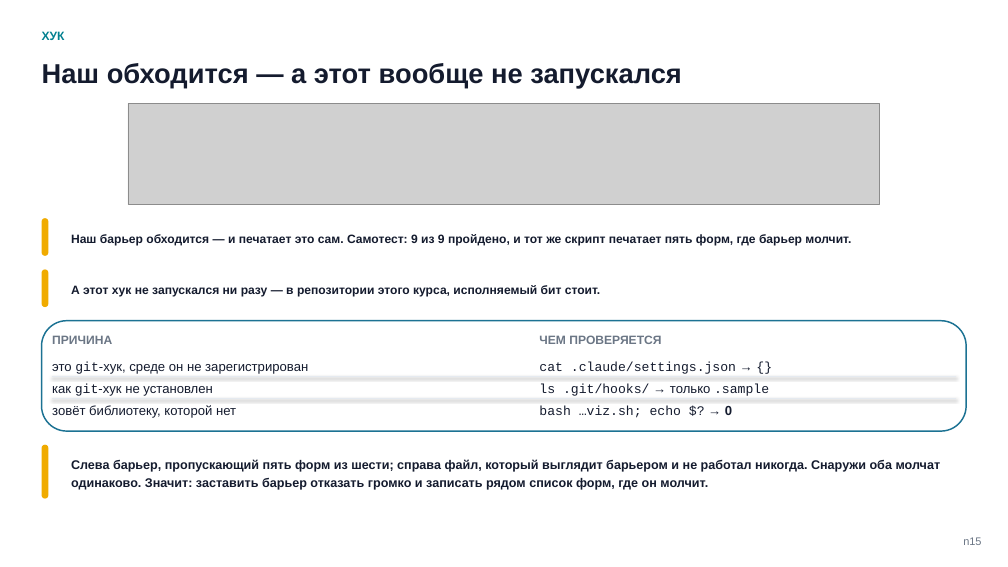
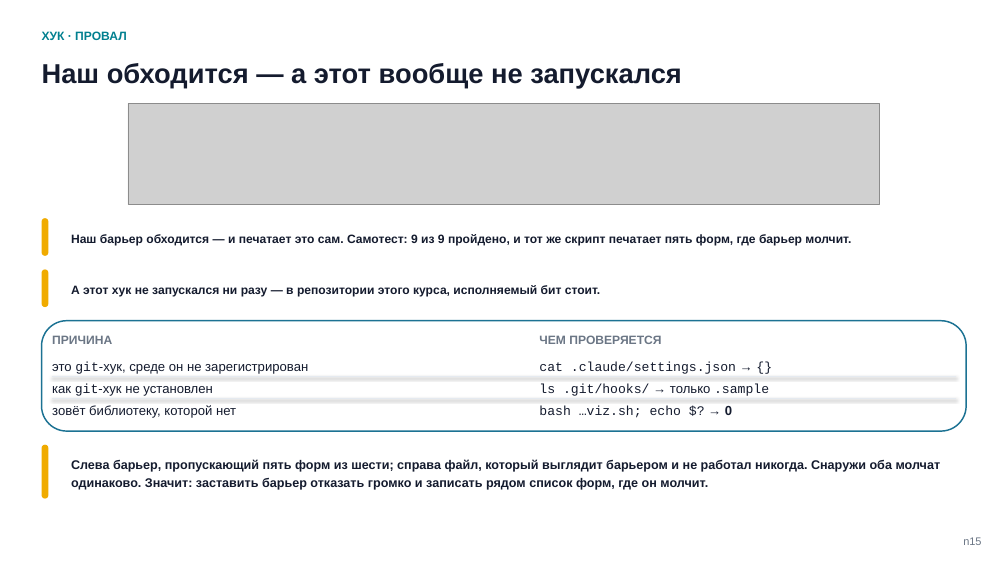
Before and after one commit to tellina-study/AI-usage-lessons, a slide deck: slide 15 of library/seminars/sem-05/rendered/sem-05.pptx. Drawn at 1008x567 pixels with LibreOffice and Linux fonts; fonts in the diff are those of the drawing; grey boxes stand for pictures. Boxes give left, top, right and bottom in pixels: in the first picture for what was removed or moved away, otherwise in the second. Text is boxed around its words. In the diff, an @@ line names an element or a change of style, - is before the commit and + after.

```diff
--- a/library/seminars/sem-05/rendered/sem-05.pptx
+++ b/library/seminars/sem-05/rendered/sem-05.pptx
@@ text at box(42, 31, 126, 40): text changed @@
-ХУК
+ХУК · ПРОВАЛ
```
Also in this commit, not shown: 2 other slides changed, 5 other files.
